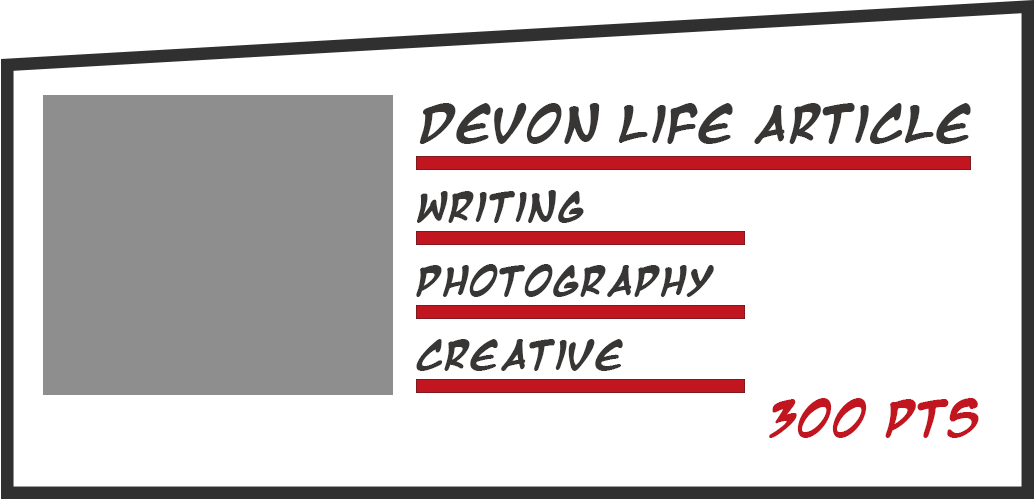
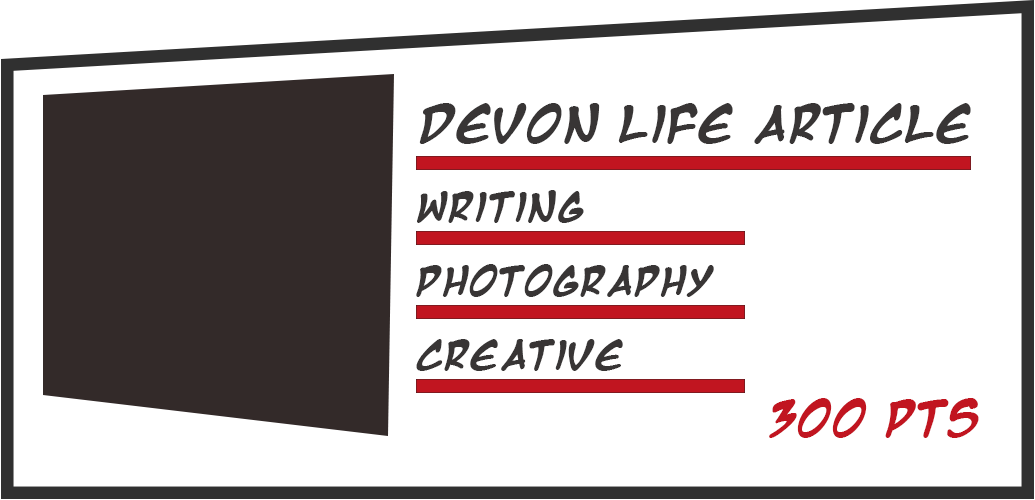
Comparing the layer stacks of the two 1035 x 500 images. Changes:
painted on "Picture" over (43, 74, 394, 436)
